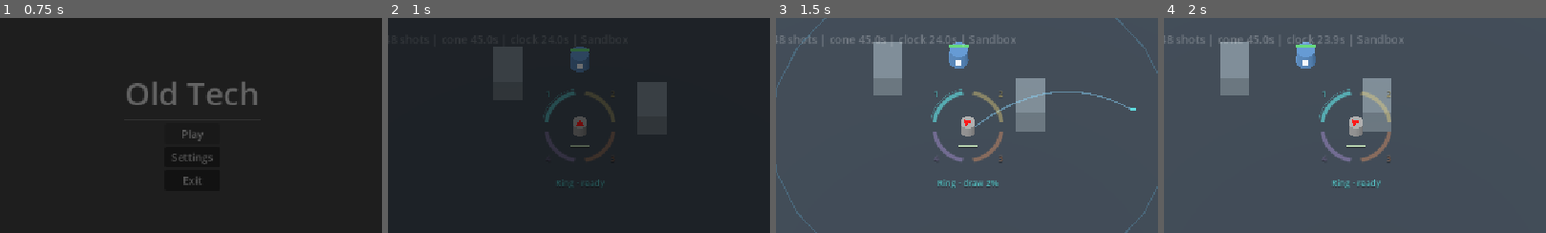
Above: before the commit, frames 1-4 (left to right).
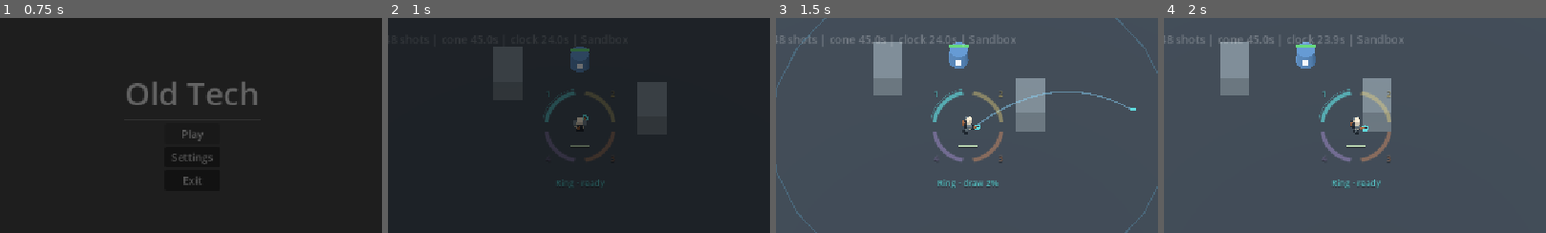
Above: after the commit, the same moments.

Repository: Ty1rl/old-tech
Game: Godot game, scene res://scenes/main.tscn
Two runs of this game, one before a commit and one after it. Both use one fixed random seed, a clock stepped at 60 frames per second and the inputs below.
Inputs (mouse positions are % of the whole screen's width and height, from its top left):
- Up to frame 1 (0.75 s): click "Play" at 0.5 s
- Up to frame 2 (1 s): no input
- Up to frame 3 (1.5 s): tap Enter at 1.25 s; move the mouse to (72, 45) at 1.27 s; hold D (move_right) from 1.28 s (still down); tap E at 1.35 s; click (72, 45) at 1.42 s
- Up to frame 4 (2 s): keep holding D (move_right); tap Space at 1.52 s
The pictures show only the part of the screen within x 25-75%, y 24-74%; the shares and areas given below are measured in that part.

Frame 1 is identical in both runs. In frame 2, 0.3% of the frame differs, in the area x 48-53%, y 44-56%; in frame 3, 0.3%; in frame 4, 0.3%, in the area x 48-54%, y 45-56%.

Commit message:
Add procedural articulated player model, walk/idle motion, and tool visuals
Work-Seat: old-tech/jam-1

Diff:
--- /dev/null
+++ b/scenes/prototype/checks/player_visual.gd
@@ -0,0 +1,205 @@
+extends SceneTree
+
+const ToolStyle = preload("res://scenes/prototype/tool_style.gd")
+const ScrubView = preload("res://scenes/prototype/scrub_view.gd")
+
+var checks: int = 0
+var failures: Array[String] = []
+
+
+func _initialize() -> void:
+	call_deferred("run")
+
+
+func expect(condition: bool, message: String) -> void:
+	checks += 1
+	if not condition:
+		failures.append(message)
+		printerr("FAIL: " + message)
+
+
+func release_moves() -> void:
+	for action: StringName in [&"move_left", &"move_right", &"move_up", &"move_down"]:
+		Input.action_release(action)
+
+
+func collect_meshes(node: Node, out: Array[MeshInstance3D], materials: Dictionary) -> void:
+	if node is MeshInstance3D and node.mesh != null:
+		out.append(node)
+		var mat: Material = node.material_override if node.material_override != null else node.mesh.surface_get_material(0)
+		if mat != null:
+			materials[mat.get_instance_id()] = mat
+	for child in node.get_children():
+		collect_meshes(child, out, materials)
+
+
+func run() -> void:
+	release_moves()
+
+	# 1. Original scenes/player.tscn remains untouched when instantiated standalone
+	var base_player := (load("res://scenes/player.tscn") as PackedScene).instantiate()
+	var base_mesh := base_player.get_node("MeshInstance3D") as MeshInstance3D
+	var base_arrow := base_mesh.get_node("MeshInstance3D2") as MeshInstance3D
+	expect(base_mesh.mesh is CylinderMesh and base_arrow.visible and base_arrow.mesh is PrismMesh,
+		"Original scenes/player.tscn keeps its cylinder and arrow meshes untouched")
+	base_player.free()
+
+	# 2. Prototype arena player replaces visible cylinder/arrow with articulated humanoid under player.model
+	var arena: Node3D = (load("res://scenes/prototype/arena.tscn") as PackedScene).instantiate()
+	root.add_child(arena)
+	current_scene = arena
+	await physics_frame
+	await physics_frame
+	arena.set_physics_process(false)
+	arena.set_process(false)
+
+	var player: CharacterBody3D = arena.player
+	var model: Node3D = player.model
+	var arrow := model.get_node_or_null("MeshInstance3D2") as Node3D
+	var collision := player.get_node("CollisionShape3D") as CollisionShape3D
+	expect(model == player.get_node("MeshInstance3D") and model.visible,
+		"Existing player.model root node is preserved and visible")
+	expect(model is MeshInstance3D and (model as MeshInstance3D).mesh == null and arrow != null and not arrow.visible,
+		"Original cylinder mesh and red prism arrow are hidden in the prototype")
+	expect(collision.shape is CylinderShape3D and is_equal_approx((collision.shape as CylinderShape3D).height, 1.0)
+		and player.camera.projection == Camera3D.PROJECTION_ORTHOGONAL and is_equal_approx(player.camera.size, 30.0),
+		"Player collision shape and orthographic camera setup remain unchanged")
+
+	var visual: Node3D = player.visual
+	expect(is_instance_valid(visual) and visual.get_parent() == model,
+		"PlayerVisual is attached under player.model")
+	expect(not visual.is_processing() and not visual.is_physics_processing(),
+		"PlayerVisual runs no independent _process or _physics_process loops")
+
+	# 3. Articulated parts, chunky top-down proportions, and restrained mesh/material counts
+	expect(is_instance_valid(visual.head) and is_instance_valid(visual.visor)
+		and is_instance_valid(visual.torso) and is_instance_valid(visual.shoulders)
+		and is_instance_valid(visual.left_shoulder) and is_instance_valid(visual.right_shoulder)
+		and is_instance_valid(visual.backpack) and visual.boots.size() == 2
+		and is_instance_valid(visual.left_boot) and is_instance_valid(visual.right_boot)
+		and is_instance_valid(visual.held_tool),
+		"Articulated humanoid exposes head, torso, shoulders, boots, backpack, and held tool")
+
+	var meshes: Array[MeshInstance3D] = []
+	var materials: Dictionary = {}
+	collect_meshes(visual, meshes, materials)
+	expect(meshes.size() >= 12 and meshes.size() <= 24 and materials.size() <= 6,
+		"Geometry and material counts stay restrained (%d meshes, %d materials)" % [meshes.size(), materials.size()])
+
+	player.reset_state()
+	var head_y: float = visual.head.global_position.y
+	var torso_y: float = visual.torso.global_position.y
+	var boot_y: float = visual.left_boot.global_position.y
+	expect(head_y > torso_y + 0.35 and torso_y > boot_y + 0.45,
+		"Vertical proportions stack boots, torso, and head clearly")
+	expect(visual.right_shoulder.position.x - visual.left_shoulder.position.x >= 0.60,
+		"Shoulders have wide, top-down readable chunky proportions")
+	expect(visual.backpack.position.z > 0.15 and visual.held_tool.position.z < -0.30 and visual.visor.position.z < -0.10,
+		"Backpack sits on +Z back while visor and held tool project toward -Z forward")
+
+	# Facing rotation carries held tool and backpack with player.model
+	player.step(1.0 / 60.0, player.global_position + Vector3(10.0, 0.0, 0.0))
+	var tool_dir: Vector3 = visual.held_tool.global_position - player.global_position
+	var pack_dir: Vector3 = visual.backpack.global_position - player.global_position
+	expect(tool_dir.x > 0.25 and pack_dir.x < -0.15,
+		"Aiming +X rotates held tool forward (+X) and backpack behind (-X) with player.model")
+
+	# 4. Equipped tool palette (ToolStyle) without recoloring the body into 4 bright colors
+	player.reset_state()
+	expect(player.visual_tool == 1 and visual.tool_id == &"ring"
+		and visual.tool_material.albedo_color.is_equal_approx(ToolStyle.RING),
+		"Default equipped appearance is ring with ToolStyle.RING color")
+	var base_coat: Color = visual.coat_material.albedo_color
+	var base_trim: Color = visual.trim_material.albedo_color
+	var base_head: Color = visual.head_material.albedo_color
+	var expected_tools := {
+		1: {"id": &"ring", "color": ToolStyle.RING},
+		2: {"id": &"beam", "color": ToolStyle.BEAM},
+		3: {"id": &"cone", "color": ToolStyle.CONE},
+		4: {"id": &"clock", "color": ToolStyle.CLOCK},
+	}
+	for idx: int in [1, 2, 3, 4]:
+		player.set_visual_tool(idx)
+		var info: Dictionary = expected_tools[idx]
+		var expected_id: StringName = info["id"]
+		var expected_color: Color = info["color"]
+		expect(player.visual_tool == idx and visual.tool_id == expected_id
+			and visual.tool_material.albedo_color.is_equal_approx(expected_color),
+			"set_visual_tool(%d) applies %s palette color" % [idx, String(expected_id)])
+		for attachment_id: StringName in visual.tool_attachments:
+			var att: Node3D = visual.tool_attachments[attachment_id]
+			expect(att.visible == (attachment_id == expected_id),
+				"Only %s held tool attachment is visible when tool %d is selected" % [String(expected_id), idx])
+		expect(visual.coat_material.albedo_color.is_equal_approx(base_coat)
+			and visual.trim_material.albedo_color.is_equal_approx(base_trim)
+			and visual.head_material.albedo_color.is_equal_approx(base_head),
+			"Body materials remain neutral when switching to tool %d" % idx)
+
+	player.set_visual_tool(0)
+	expect(player.visual_tool == 1 and visual.tool_id == &"ring", "Out-of-range low tool index clamps to 1 (ring)")
+	player.set_visual_tool(9)
+	expect(player.visual_tool == 4 and visual.tool_id == &"clock", "Out-of-range high tool index clamps to 4 (clock)")
+	player.reset_state()
+	expect(player.visual_tool == 1 and visual.tool_id == &"ring", "reset_state restores default ring appearance")
+
+	# 5. Walk and idle animation driven only by player.step real delta
+	var idle_before: float = visual.idle_phase
+	var walk_before: float = visual.walk_phase
+	await process_frame
+	await physics_frame
+	expect(is_equal_approx(visual.idle_phase, idle_before) and is_equal_approx(visual.walk_phase, walk_before),
+		"Animation does not advance across engine frames without player.step (frozen inspection safe)")
+
+	player.step(0.0, Vector3(0, 0, -10))
+	player.step(-0.2, Vector3(0, 0, -10))
+	expect(is_equal_approx(visual.idle_phase, idle_before) and is_equal_approx(visual.walk_phase, walk_before),
+		"Zero or negative delta does not advance walk or idle phase")
+
+	for i in range(6):
+		player.step(0.05, Vector3(0, 0, -10))
+	expect(visual.idle_phase > idle_before and is_equal_approx(visual.stride_blend, 0.0),
+		"Stationary player.step advances idle motion while keeping stride_blend at zero")
+
+	Input.action_press("move_right")
+	for i in range(8):
+		await physics_frame
+		player.step(1.0 / 30.0, Vector3(0, 0, -10), true)
+	release_moves()
+	expect(visual.walk_phase > 0.5 and visual.stride_blend > 0.5,
+		"Moving player.step advances walk_phase and stride_blend using real delta even during slow-time")
+	expect(absf(visual.left_leg_pivot.rotation.x) > 0.05
+		and is_equal_approx(visual.left_leg_pivot.rotation.x, -visual.right_leg_pivot.rotation.x),
+		"Walking swings left and right legs in opposite phase")
+	expect(visual.body_pivot.position.y > 0.52 and model.position.is_equal_approx(Vector3(0, 0.5, 0)),
+		"Body bobbing animates child pivot without perturbing player.model root transform")
+
+	# 6. Snapshot and ScrubView pose contract remain exact
+	var snap: Dictionary = player.capture_state()
+	expect(snap.keys().size() == 4 and snap.has("position") and snap.has("velocity")
+		and snap.has("health") and snap.has("facing"),
+		"Player snapshot schema remains exact without cosmetic limb state")
+	var expected_pos: Vector3 = snap["position"]
+	var expected_facing: Basis = snap["facing"]
+	var scrub := ScrubView.new()
+	var pose_a: Dictionary = scrub.capture_pose(player, arena.director, arena.weapons)
+	player.position += Vector3(4.0, 0.0, -2.0)
+	player.model.basis = Basis(Vector3.UP, PI * 0.5)
+	var pose_b: Dictionary = scrub.capture_pose(player, arena.director, arena.weapons)
+	var walk_at_scrub: float = visual.walk_phase
+	scrub.begin(pose_a, player, arena.director, arena.weapons)
+	scrub.step(ScrubView.DURATION * 0.5)
+	expect(is_equal_approx(visual.walk_phase, walk_at_scrub),
+		"ScrubView interpolation does not advance player walk animation")
+	scrub.finish()
+	expect(scrub.capture_pose(player, arena.director, arena.weapons) == pose_b,
+		"ScrubView finish restores exact player and model transforms")
+
+	player.restore_state(snap)
+	expect(player.position.is_equal_approx(expected_pos) and player.model.basis.is_equal_approx(expected_facing)
+		and player.model.position.is_equal_approx(Vector3(0, 0.5, 0)),
+		"restore_state restores exact root position and model facing")
+
+	arena.queue_free()
+	await process_frame
+	print(JSON.stringify({"status": "passed" if failures.is_empty() else "failed", "checks": checks, "failures": failures}))
+	quit(0 if failures.is_empty() else 1)
--- a/scenes/prototype/player.gd
+++ b/scenes/prototype/player.gd
@@ -1,7 +1,10 @@
 extends "res://scenes/player.gd"
 
 const Tuning = preload("res://scenes/prototype/tuning.gd")
+const PlayerVisual = preload("res://scenes/prototype/player_visual.gd")
 var equipment: RefCounted
+var visual: Node3D
+var visual_tool: int = 1
 var health: float = Tuning.PLAYER.health
 var slow_charge: float:
 	get:
@@ -16,6 +19,31 @@
 
 func _ready() -> void:
 	set_physics_process(false)
+	_ensure_visual()
+
+
+func _ensure_visual() -> void:
+	if not is_instance_valid(model):
+		model = get_node_or_null("MeshInstance3D")
+	if not is_instance_valid(model):
+		return
+	if model is MeshInstance3D and model.mesh != null:
+		model.mesh = null
+	var legacy_arrow := model.get_node_or_null("MeshInstance3D2") as Node3D
+	if legacy_arrow != null:
+		legacy_arrow.visible = false
+	if not is_instance_valid(visual):
+		visual = PlayerVisual.new()
+		model.add_child(visual)
+		visual.build()
+		visual.set_tool_index(visual_tool)
+
+
+func set_visual_tool(index: int) -> void:
+	visual_tool = clampi(index, 1, 4)
+	_ensure_visual()
+	if is_instance_valid(visual):
+		visual.set_tool_index(visual_tool)
 
 
 # The arena is the only simulation clock. Do not also run the inherited tick.
@@ -28,6 +56,7 @@
 
 
 func step(delta: float, aim: Vector3, slow_held: Variant = null, repair_slow: bool = false) -> void:
+	_ensure_visual()
 	_step_slow(delta, Input.is_physical_key_pressed(KEY_SPACE) if slow_held == null else bool(slow_held), repair_slow)
 	_input_dir = Input.get_vector("move_left", "move_right", "move_up", "move_down")
 	speed = Tuning.PLAYER.speed
@@ -37,6 +66,8 @@
 	direction.y = 0.0
 	if direction.length_squared() > 0.001 and is_instance_valid(model):
 		model.global_basis = Basis.looking_at(direction)
+	if is_instance_valid(visual):
+		visual.step_visual(delta, Vector2(velocity.x, velocity.z).length(), speed)
 
 
 func _step_slow(delta: float, held: bool, automatic: bool = false) -> void:
@@ -77,6 +108,7 @@
 
 
 func reset_state() -> void:
+	_ensure_visual()
 	global_position = Vector3(0, 0.55, 0)
 	reset_physics_interpolation()
 	velocity = Vector3.ZERO
@@ -85,6 +117,9 @@
 	reset_input()
 	if is_instance_valid(model):
 		model.basis = Basis.IDENTITY
+	set_visual_tool(1)
+	if is_instance_valid(visual):
+		visual.reset_pose()
 
 
 func reset_input() -> void:
--- /dev/null
+++ b/scenes/prototype/player_visual.gd
@@ -0,0 +1,248 @@
+extends Node3D
+
+# Procedural chunky PSX-style articulated humanoid for the prototype player.
+# Built once under player.model; animated only by explicit real-delta step calls.
+const ToolStyle = preload("res://scenes/prototype/tool_style.gd")
+const TOOL_IDS: Array[StringName] = [&"ring", &"beam", &"cone", &"clock"]
+
+var body_pivot: Node3D
+var head_pivot: Node3D
+var head: MeshInstance3D
+var visor: MeshInstance3D
+var torso: MeshInstance3D
+var shoulders: Node3D
+var left_shoulder: MeshInstance3D
+var right_shoulder: MeshInstance3D
+var backpack: Node3D
+var left_arm_pivot: Node3D
+var right_arm_pivot: Node3D
+var left_leg_pivot: Node3D
+var right_leg_pivot: Node3D
+var left_boot: MeshInstance3D
+var right_boot: MeshInstance3D
+var boots: Array[MeshInstance3D] = []
+var held_tool: Node3D
+var tool_attachments: Dictionary = {}
+
+var coat_material: StandardMaterial3D
+var trim_material: StandardMaterial3D
+var dark_material: StandardMaterial3D
+var head_material: StandardMaterial3D
+var copper_material: StandardMaterial3D
+var tool_material: StandardMaterial3D
+
+var tool_index: int = 1
+var tool_id: StringName = &"ring"
+var walk_phase: float = 0.0
+var idle_phase: float = 0.0
+var stride_blend: float = 0.0
+var _built := false
+
+
+func _ready() -> void:
+	set_process(false)
+	set_physics_process(false)
+	build()
+
+
+func _material(color: Color, unshaded: bool = false, metallic: float = 0.25, roughness: float = 0.72) -> StandardMaterial3D:
+	var mat := StandardMaterial3D.new()
+	mat.albedo_color = color
+	mat.metallic = metallic if not unshaded else 0.0
+	mat.roughness = roughness
+	if unshaded:
+		mat.shading_mode = BaseMaterial3D.SHADING_MODE_UNSHADED
+	return mat
+
+
+func _box(parent: Node3D, size: Vector3, pos: Vector3, mat: Material, node_name: String = "") -> MeshInstance3D:
+	var mesh := BoxMesh.new()
+	mesh.size = size
+	return _add_mesh(parent, mesh, pos, mat, node_name)
+
+
+func _cylinder(parent: Node3D, top_r: float, bottom_r: float, height: float, pos: Vector3, mat: Material, segments: int = 10, node_name: String = "") -> MeshInstance3D:
+	var mesh := CylinderMesh.new()
+	mesh.top_radius = top_r
+	mesh.bottom_radius = bottom_r
+	mesh.height = height
+	mesh.radial_segments = segments
+	return _add_mesh(parent, mesh, pos, mat, node_name)
+
+
+func _add_mesh(parent: Node3D, mesh: Mesh, pos: Vector3, mat: Material, node_name: String = "") -> MeshInstance3D:
+	var instance := MeshInstance3D.new()
+	if not node_name.is_empty():
+		instance.name = node_name
+	instance.mesh = mesh
+	instance.position = pos
+	instance.material_override = mat
+	parent.add_child(instance)
+	return instance
+
+
+func build() -> void:
+	if _built:
+		return
+	_built = true
+	name = "PlayerVisual"
+	# player.model is at y = 0.5 in player-local space; offset to y = -0.5 so
+	# visual y = 0.0 rests directly on the floor plane.
+	position = Vector3(0.0, -0.5, 0.0)
+
+	coat_material = _material(Color("b9b199"), false, 0.15, 0.78)
+	trim_material = _material(Color("6f7f8a"), false, 0.45, 0.58)
+	dark_material = _material(Color("222b34"), false, 0.35, 0.65)
+	head_material = _material(Color("d8ccb8"), false, 0.15, 0.70)
+	copper_material = _material(Color("b8764d"), false, 0.55, 0.48)
+	tool_material = _material(ToolStyle.RING, true)
+
+	# Articulated leg pivots and chunky boots (pointing -Z forward)
+	left_leg_pivot = Node3D.new()
+	left_leg_pivot.name = "LeftLegPivot"
+	left_leg_pivot.position = Vector3(-0.15, 0.50, 0.0)
+	add_child(left_leg_pivot)
+	_box(left_leg_pivot, Vector3(0.17, 0.30, 0.18), Vector3(0.0, -0.17, 0.0), trim_material, "LeftLeg")
+	left_boot = _box(left_leg_pivot, Vector3(0.21, 0.18, 0.31), Vector3(0.0, -0.41, -0.05), dark_material, "LeftBoot")
+
+	right_leg_pivot = Node3D.new()
+	right_leg_pivot.name = "RightLegPivot"
+	right_leg_pivot.position = Vector3(0.15, 0.50, 0.0)
+	add_child(right_leg_pivot)
+	_box(right_leg_pivot, Vector3(0.17, 0.30, 0.18), Vector3(0.0, -0.17, 0.0), trim_material, "RightLeg")
+	right_boot = _box(right_leg_pivot, Vector3(0.21, 0.18, 0.31), Vector3(0.0, -0.41, -0.05), dark_material, "RightBoot")
+	boots = [left_boot, right_boot]
+
+	# Upper body pivot (pelvis/torso/shoulders/head/backpack/arms)
+	body_pivot = Node3D.new()
+	body_pivot.name = "BodyPivot"
+	body_pivot.position = Vector3(0.0, 0.52, 0.0)
+	add_child(body_pivot)
+
+	torso = _box(body_pivot, Vector3(0.50, 0.50, 0.32), Vector3(0.0, 0.25, 0.0), coat_material, "Torso")
+
+	shoulders = Node3D.new()
+	shoulders.name = "Shoulders"
+	shoulders.position = Vector3(0.0, 0.42, 0.0)
+	body_pivot.add_child(shoulders)
+	left_shoulder = _box(shoulders, Vector3(0.22, 0.16, 0.36), Vector3(-0.33, 0.0, 0.0), trim_material, "LeftShoulder")
+	right_shoulder = _box(shoulders, Vector3(0.22, 0.16, 0.36), Vector3(0.33, 0.0, 0.0), trim_material, "RightShoulder")
+
+	head_pivot = Node3D.new()
+	head_pivot.name = "HeadPivot"
+	head_pivot.position = Vector3(0.0, 0.50, -0.02)
+	body_pivot.add_child(head_pivot)
+	head = _box(head_pivot, Vector3(0.35, 0.33, 0.35), Vector3(0.0, 0.17, 0.0), head_material, "Head")
+	visor = _box(head_pivot, Vector3(0.31, 0.11, 0.10), Vector3(0.0, 0.19, -0.16), dark_material, "Visor")
+
+	# Backpack on the +Z back of the torso
+	backpack = Node3D.new()
+	backpack.name = "Backpack"
+	backpack.position = Vector3(0.0, 0.25, 0.25)
+	body_pivot.add_child(backpack)
+	_box(backpack, Vector3(0.38, 0.40, 0.20), Vector3(0.0, 0.0, 0.0), dark_material, "BackpackFrame")
+	_cylinder(backpack, 0.09, 0.09, 0.32, Vector3(-0.08, 0.04, 0.08), copper_material, 8, "BackpackCell")
+
+	# Left arm
+	left_arm_pivot = Node3D.new()
+	left_arm_pivot.name = "LeftArmPivot"
+	left_arm_pivot.position = Vector3(-0.34, 0.38, 0.0)
+	body_pivot.add_child(left_arm_pivot)
+	_box(left_arm_pivot, Vector3(0.16, 0.36, 0.18), Vector3(0.0, -0.15, -0.03), coat_material, "LeftArm")
+	_box(left_arm_pivot, Vector3(0.17, 0.13, 0.19), Vector3(0.0, -0.32, -0.05), dark_material, "LeftGlove")
+
+	# Right arm + forward held tool mount
+	right_arm_pivot = Node3D.new()
+	right_arm_pivot.name = "RightArmPivot"
+	right_arm_pivot.position = Vector3(0.34, 0.38, 0.0)
+	body_pivot.add_child(right_arm_pivot)
+	_box(right_arm_pivot, Vector3(0.16, 0.32, 0.22), Vector3(0.0, -0.12, -0.10), coat_material, "RightArm")
+	_box(right_arm_pivot, Vector3(0.18, 0.14, 0.22), Vector3(0.0, -0.22, -0.22), dark_material, "RightGlove")
+
+	held_tool = Node3D.new()
+	held_tool.name = "HeldTool"
+	held_tool.position = Vector3(0.02, -0.20, -0.42)
+	right_arm_pivot.add_child(held_tool)
+	_box(held_tool, Vector3(0.14, 0.14, 0.26), Vector3(0.0, 0.0, 0.04), copper_material, "ToolStock")
+
+	# 1. Ring launcher attachment (horizontal cyan disc/ring in front of hand)
+	var ring_node := Node3D.new()
+	ring_node.name = "ToolRing"
+	held_tool.add_child(ring_node)
+	_cylinder(ring_node, 0.23, 0.23, 0.06, Vector3(0.0, 0.02, -0.14), tool_material, 12, "RingDisc")
+	_cylinder(ring_node, 0.10, 0.10, 0.08, Vector3(0.0, 0.02, -0.14), dark_material, 10, "RingHub")
+	tool_attachments[&"ring"] = ring_node
+
+	# 2. Flash (beam) lance attachment (extended yellow barrel along -Z)
+	var beam_node := Node3D.new()
+	beam_node.name = "ToolBeam"
+	held_tool.add_child(beam_node)
+	var barrel := _cylinder(beam_node, 0.065, 0.08, 0.44, Vector3(0.0, 0.02, -0.22), tool_material, 8, "BeamBarrel")
+	barrel.rotation.x = PI * 0.5
+	_box(beam_node, Vector3(0.18, 0.12, 0.14), Vector3(0.0, 0.02, -0.08), trim_material, "BeamCoil")
+	tool_attachments[&"beam"] = beam_node
+
+	# 3. Coneprojector attachment (wide flared orange emitter nozzle)
+	var cone_node := Node3D.new()
+	cone_node.name = "ToolCone"
+	held_tool.add_child(cone_node)
+	var horn := _cylinder(cone_node, 0.21, 0.08, 0.30, Vector3(0.0, 0.02, -0.16), tool_material, 10, "ConeHorn")
+	horn.rotation.x = PI * 0.5
+	tool_attachments[&"cone"] = cone_node
+
+	# 4. Clock device attachment (violet twin-frame chronometer lantern)
+	var clock_node := Node3D.new()
+	clock_node.name = "ToolClock"
+	held_tool.add_child(clock_node)
+	_cylinder(clock_node, 0.17, 0.17, 0.14, Vector3(0.0, 0.03, -0.12), tool_material, 10, "ClockDial")
+	_box(clock_node, Vector3(0.24, 0.05, 0.24), Vector3(0.0, 0.11, -0.12), copper_material, "ClockFrame")
+	tool_attachments[&"clock"] = clock_node
+
+	set_tool_index(tool_index)
+	reset_pose()
+
+
+func set_tool_index(index: int) -> void:
+	build()
+	tool_index = clampi(index, 1, TOOL_IDS.size())
+	tool_id = TOOL_IDS[tool_index - 1]
+	tool_material.albedo_color = ToolStyle.color_for(tool_id)
+	for id: StringName in tool_attachments:
+		var node: Node3D = tool_attachments[id]
+		node.visible = (id == tool_id)
+
+
+func reset_pose() -> void:
+	build()
+	walk_phase = 0.0
+	idle_phase = 0.0
+	stride_blend = 0.0
+	_apply_pose()
+
+
+func step_visual(real_delta: float, planar_speed: float, max_speed: float = 6.0) -> void:
+	build()
+	if real_delta <= 0.0:
+		return
+	var dt := minf(real_delta, 0.25)
+	var move_ratio := clampf(planar_speed / maxf(0.001, max_speed), 0.0, 1.0)
+	if move_ratio > 0.02:
+		walk_phase = wrapf(walk_phase + dt * lerpf(4.5, 11.0, move_ratio), 0.0, TAU)
+		stride_blend = move_toward(stride_blend, move_ratio, dt * 10.0)
+	else:
+		idle_phase = wrapf(idle_phase + dt * 2.4, 0.0, TAU)
+		stride_blend = move_toward(stride_blend, 0.0, dt * 8.0)
+	_apply_pose()
+
+
+func _apply_pose() -> void:
+	var idle_weight := 1.0 - stride_blend
+	var swing := sin(walk_phase) * 0.62 * stride_blend
+	left_leg_pivot.rotation = Vector3(swing, 0.0, 0.0)
+	right_leg_pivot.rotation = Vector3(-swing, 0.0, 0.0)
+	left_arm_pivot.rotation = Vector3(-swing * 0.70 + sin(idle_phase) * 0.04 * idle_weight, 0.0, 0.0)
+	right_arm_pivot.rotation = Vector3(swing * 0.30 + sin(idle_phase + 0.7) * 0.03 * idle_weight, 0.0, 0.0)
+	var bob := absf(sin(walk_phase)) * 0.055 * stride_blend + sin(idle_phase) * 0.018 * idle_weight
+	body_pivot.position = Vector3(0.0, 0.52 + bob, 0.0)
+	body_pivot.rotation = Vector3(-0.09 * stride_blend, 0.0, -cos(walk_phase) * 0.04 * stride_blend)
+	head_pivot.rotation = Vector3(0.04 * stride_blend, sin(idle_phase * 0.5) * 0.04 * idle_weight, 0.0)
Not shown, added: scenes/prototype/checks/player_visual.gd.uid
Not shown, added: scenes/prototype/player_visual.gd.uid
